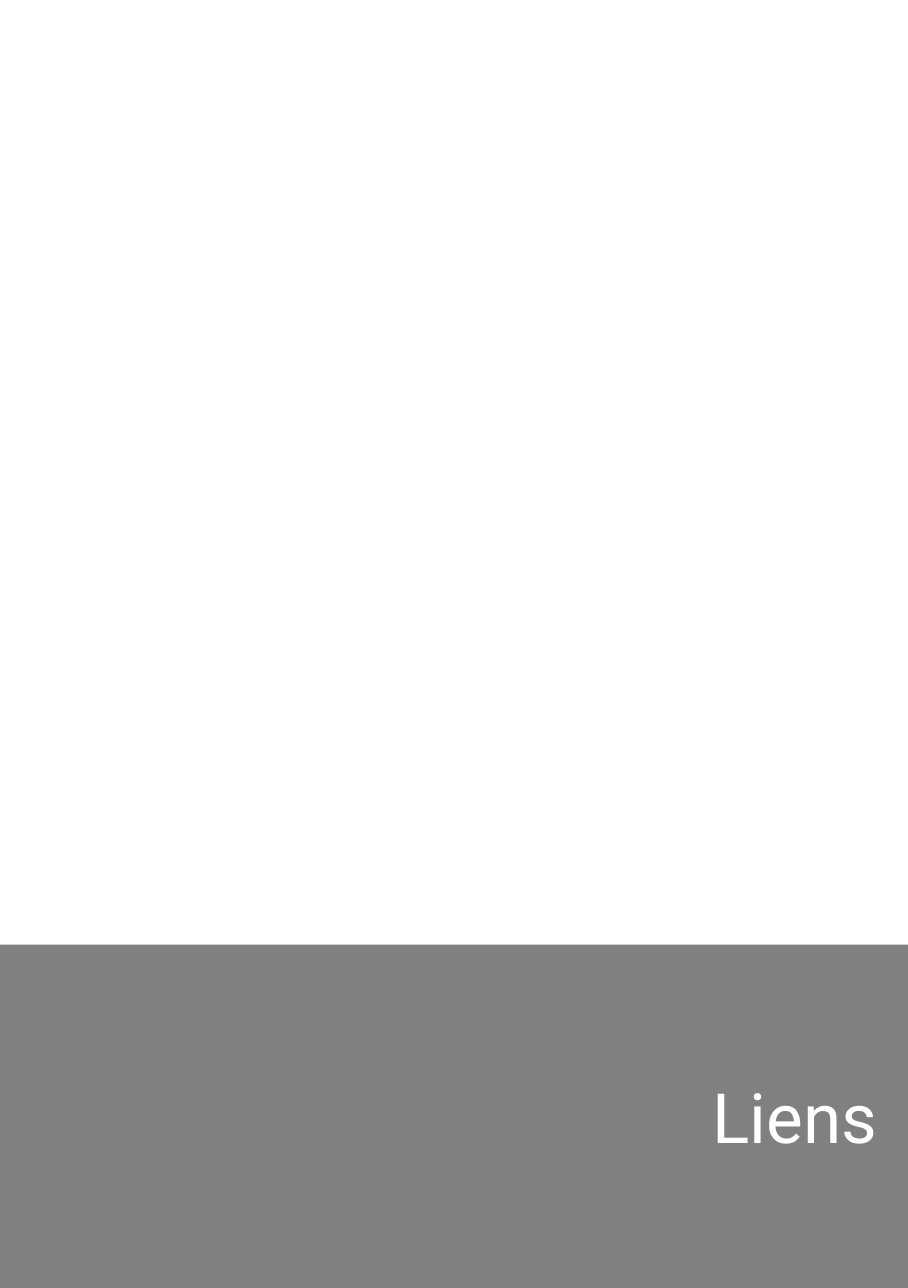
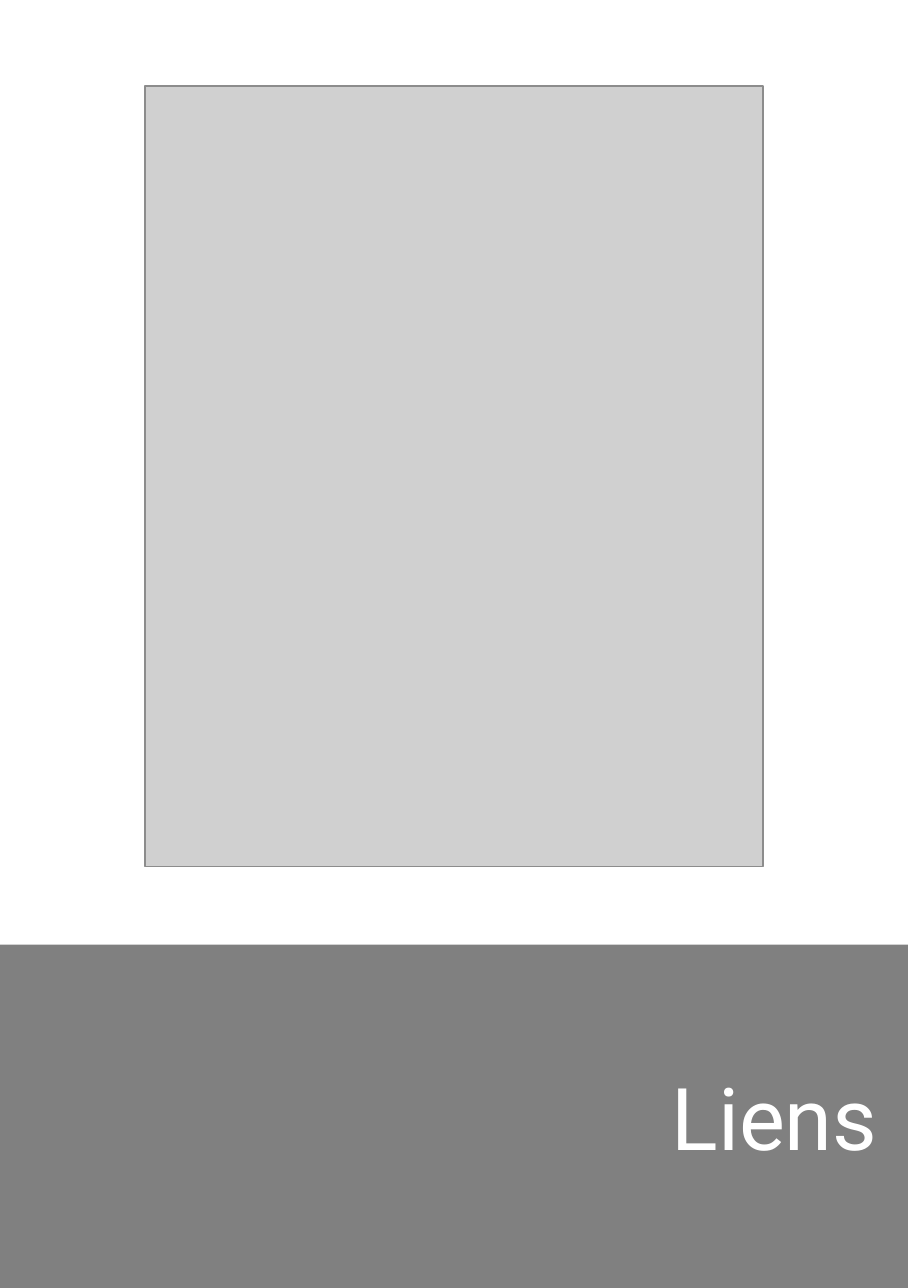
Before and after one commit to Zigazou/bonnes-pratiques-illustrees, a slide deck: slide 54 of bonnes-pratiques.odp (slide 18 before the commit). Drawn at 908x1288 pixels with LibreOffice and Linux fonts; fonts in the diff are those of the drawing; grey boxes stand for pictures. Boxes give left, top, right and bottom in pixels: in the first picture for what was removed or moved away, otherwise in the second. Text is boxed around its words. In the diff, an @@ line names an element or a change of style, - is before the commit and + after.

```diff
--- a/bonnes-pratiques.odp
+++ b/bonnes-pratiques.odp
@@ picture added at (145, 86, 763, 866) @@
@@ title "Liens" at (671, 1087, 877, 1151): size 32 to 40 pt @@
```
Also in this commit, not shown: 24 other slides changed, 36 slides added, 7 other files.
